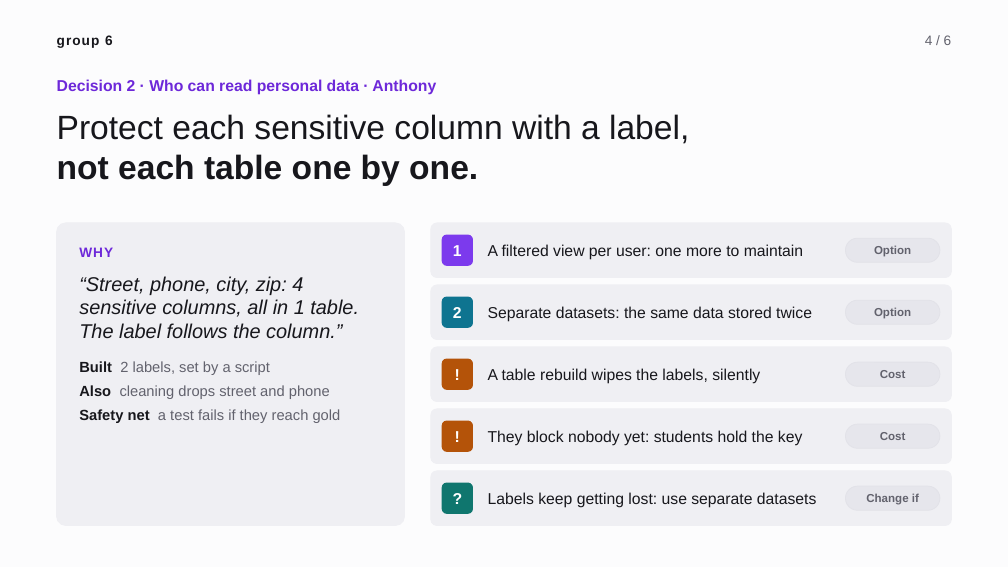
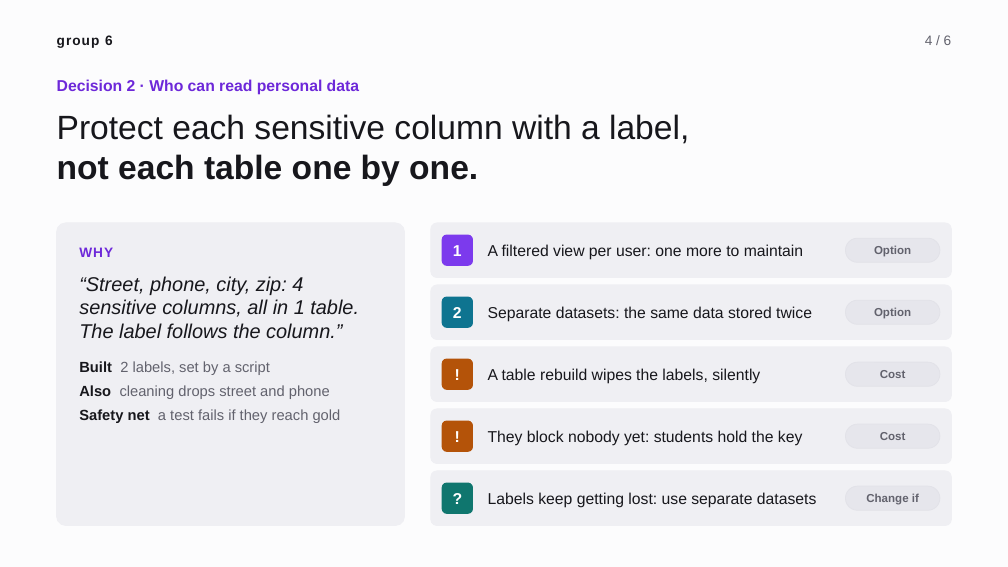
Before and after one commit to antotototototo18/albert-marketplace-data-platform, a slide deck: slide 4 of docs/presentation/group6-pitch.pptx. Drawn at 1008x567 pixels with LibreOffice and Linux fonts; fonts in the diff are those of the drawing. Boxes give left, top, right and bottom in pixels: in the first picture for what was removed or moved away, otherwise in the second. Text is boxed around its words. In the diff, an @@ line names an element or a change of style, - is before the commit and + after.

```diff
--- a/docs/presentation/group6-pitch.pptx
+++ b/docs/presentation/group6-pitch.pptx
@@ text at box(57, 79, 359, 95): text changed @@
-Decision 2 · Who can read personal data · Anthony
+Decision 2 · Who can read personal data
```
Also in this commit, not shown: 3 other slides changed, 1 other file.
